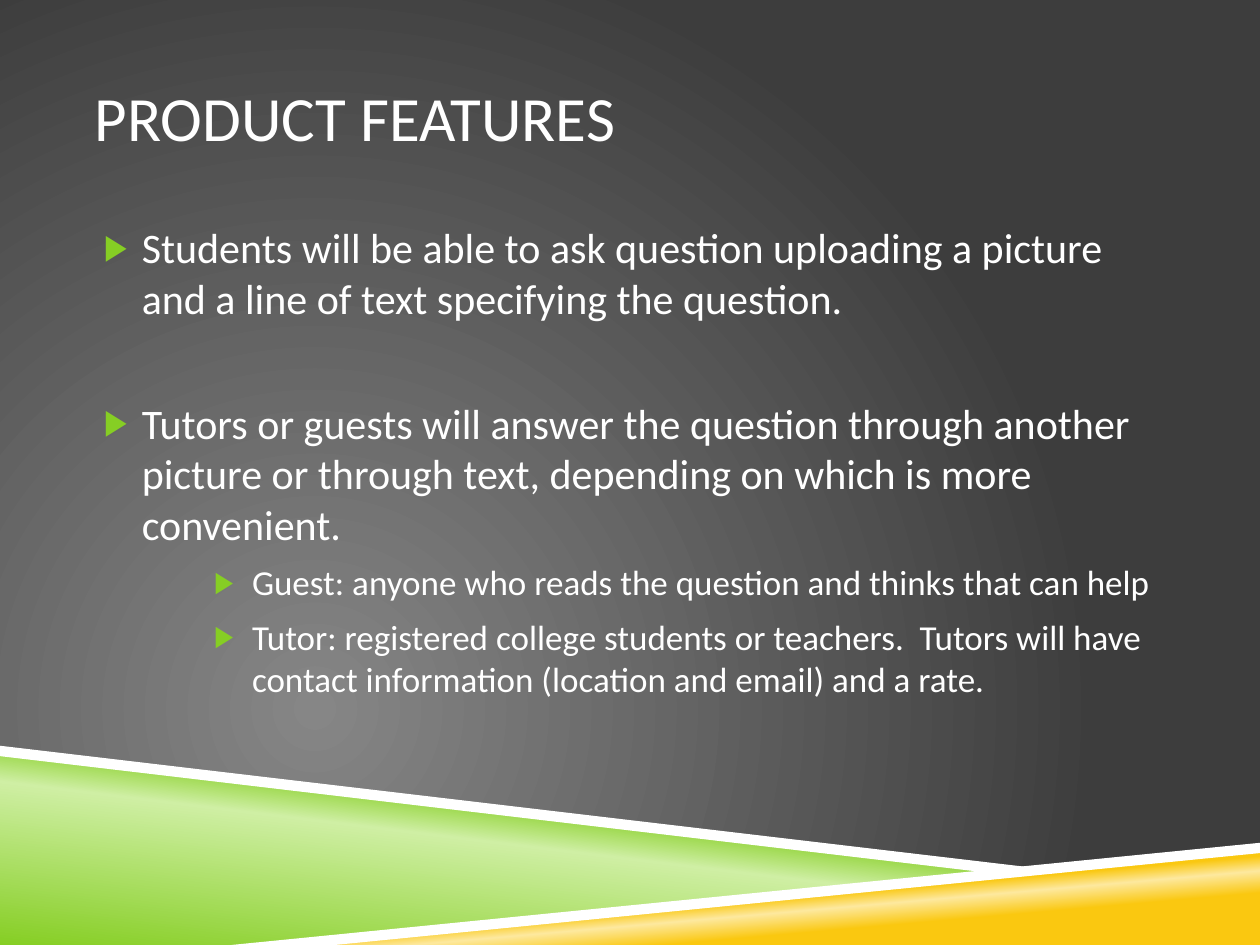
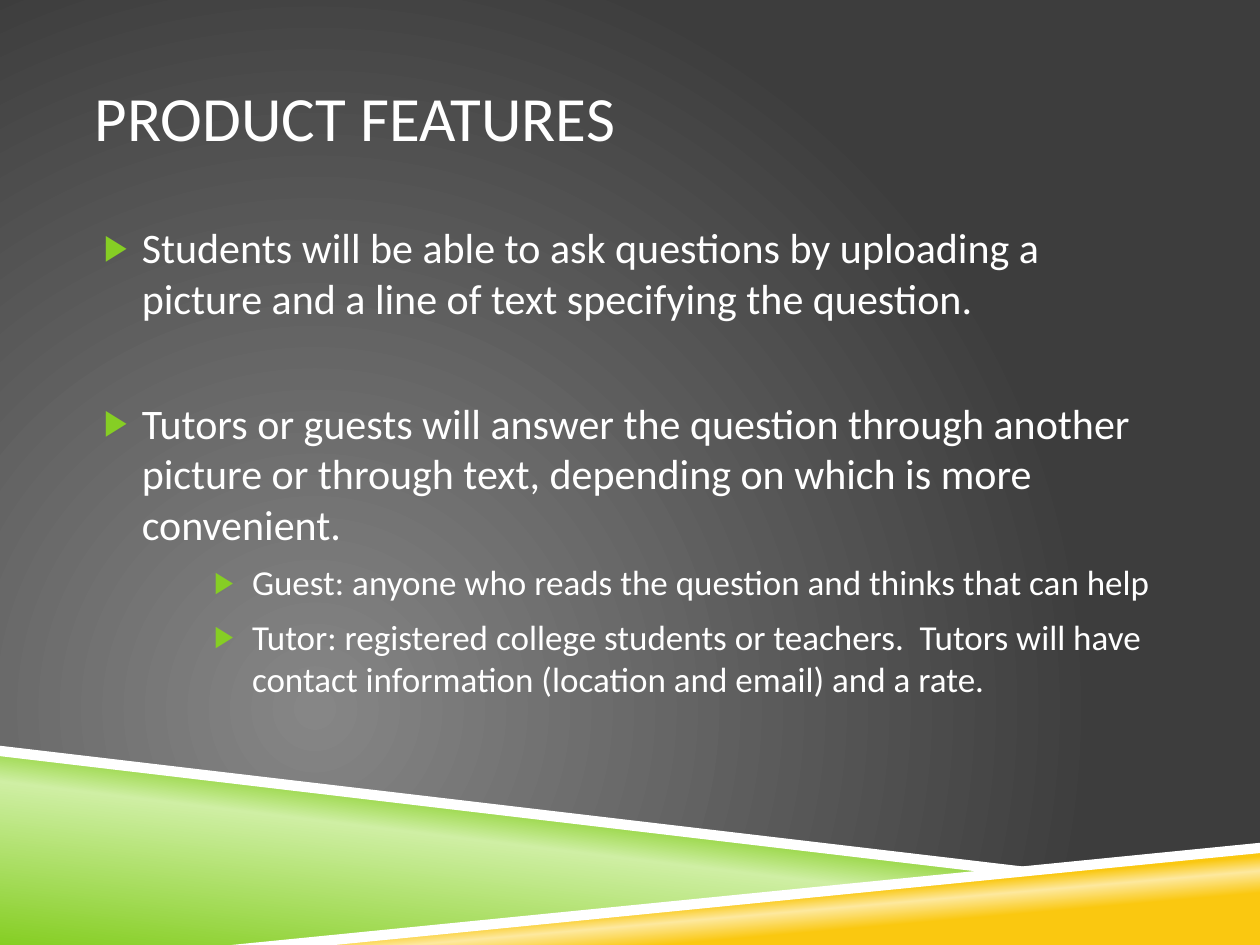
Before and after one commit to razfriman/Snap2Ask, a slide deck: slide 5 of Proposal.pptx. Drawn at 1260x945 pixels with LibreOffice and Linux fonts; fonts in the diff are those of the drawing; background and template pictures are left out. Boxes give left, top, right and bottom in pixels: in the first picture for what was removed or moved away, otherwise in the second. Text is boxed around its words. In the diff, an @@ line names an element or a change of style, - is before the commit and + after.

Commit message:
small changes to product features

```diff
--- a/Proposal.pptx
+++ b/Proposal.pptx
@@ text at (142,234,1039,321): text changed @@
-▶ Students will be able to ask question uploading a picture and a line of text specifying the question.
+▶ Students will be able to ask questions by uploading a picture and a line of text specifying the question.
```
Also in this commit, not shown: 1 other slide changed.
